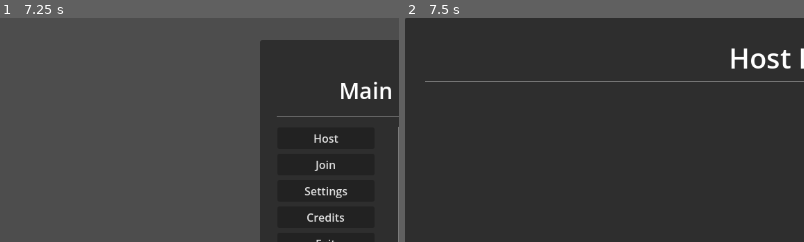
Above: before the commit, frames 1-2 (left to right).
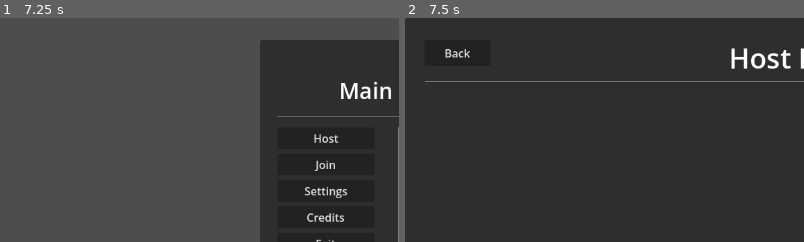
Above: after the commit, the same moments.

Repository: CosmoAdiX/ProjectTrashTalk
Game: Godot game, scene res://scenes/main_menu.tscn
The game is run twice, just before and just after one commit, with the same random seed, the same clock (stepped at 60 frames per second) and the same inputs.
Inputs:
- Up to frame 1 (7.25 s): click "Edit" at 0.5 s; click "Import" at 1.25 s; click "Store" at 2 s; click "Edit" at 2.75 s; click "Import" at 3.5 s; click "Store" at 4.25 s; click "Edit" at 5 s; click "Import" at 5.75 s; click "Store" at 6.5 s
- Up to frame 2 (7.5 s): click "Host" at 7.25 s
The pictures show only the part of the screen within x 0-50%, y 0-50%; the shares and areas given below are measured in that part.

Frame 1 is identical in both runs. In frame 2, 0.1% of the frame differs, in the area x 10-17%, y 13-18%.
Error after the commit: Parse Error: Too few arguments for "remove_child()" call. Expected at least 1 but received 0. (res://scenes/host_menu.gd:10)

Commit message:
adding globals

Diff:
--- a/project.godot
+++ b/project.godot
@@ -18,6 +18,7 @@
 [autoload]
 
 GlobalManager="*uid://cfot2t7ak2xqt"
+SceneManager="*uid://bm3x22d6onndt"
 
 [physics]
 
--- /dev/null
+++ b/scenes/host_menu.gd
@@ -0,0 +1,10 @@
+extends CanvasLayer
+
+@onready var back_button_host: Button = %Back
+
+func _ready() -> void:
+
+	back_button_host.pressed.connect(on_back_pressed)
+
+func on_back_pressed():
+	get_tree().current_scene.remove_child()
--- a/scenes/host_menu.tscn
+++ b/scenes/host_menu.tscn
@@ -1,6 +1,9 @@
 [gd_scene format=3 uid="uid://xmpjpx0p1lfq"]
 
+[ext_resource type="Script" uid="uid://bqwlousvvb3oo" path="res://scenes/host_menu.gd" id="1_4exjk"]
+
 [node name="HostMenu" type="CanvasLayer" unique_id=809914078]
+script = ExtResource("1_4exjk")
 
 [node name="HostBox" type="Control" parent="." unique_id=53523045]
 layout_mode = 3
@@ -36,3 +39,12 @@
 
 [node name="HSeparator" type="HSeparator" parent="HostBox/PanelContainer/MarginContainer/VBoxContainer" unique_id=1559442569]
 layout_mode = 2
+
+[node name="Back" type="Button" parent="HostBox" unique_id=1261991675]
+unique_name_in_owner = true
+layout_mode = 0
+offset_left = 28.0
+offset_top = 32.0
+offset_right = 123.0
+offset_bottom = 69.0
+text = "Back"
--- a/scenes/main_menu.gd
+++ b/scenes/main_menu.gd
@@ -1,5 +1,6 @@
 
 extends CanvasLayer
+class_name MainMenu
 
 @onready var host_button: Button = %Host
 @onready var exit_button: Button = %Exit
--- /dev/null
+++ b/scripts/SceneManager.gd
@@ -0,0 +1,9 @@
+extends Node
+
+
+var main_menu: CanvasLayer
+var screen_stack: Array[CanvasLayer] = []
+
+const Screens = {
+
+}
Not shown, added: scenes/host_menu.gd.uid
Not shown, added: scripts/SceneManager.gd.uid
